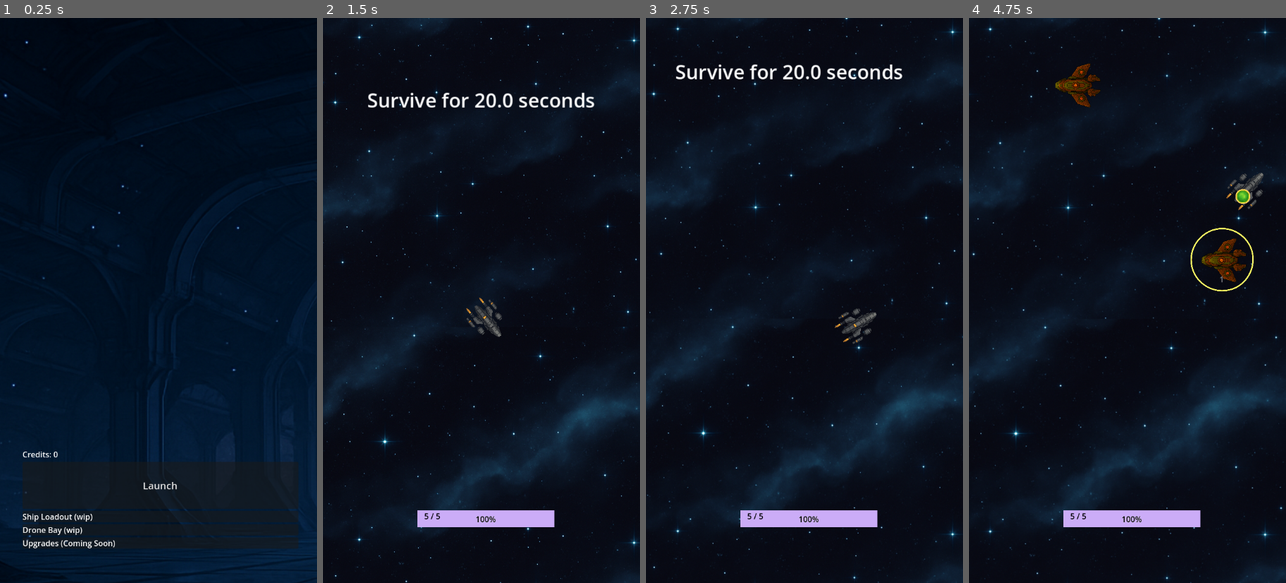
Above: before the commit, frames 1-4 (left to right).
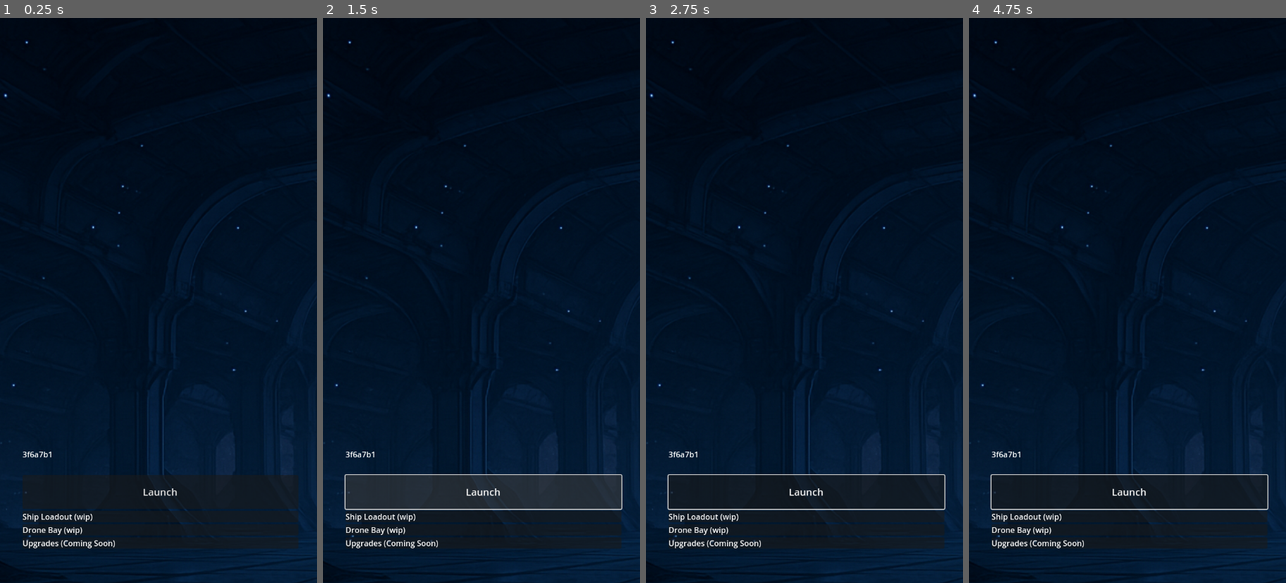
Above: after the commit, the same moments.

Repository: samjhill/echo-sector
Game: Godot game, scene res://hangar.tscn
The game is run twice, just before and just after one commit, with the same random seed, the same clock (stepped at 60 frames per second) and the same inputs.
Inputs (mouse positions are in pixels of both pictures, inside the frame that each line leads up to):
- Up to frame 1 (0.25 s): no input
- Up to frame 2 (1.5 s): click "Launch" at 0.5 s; click (484, 492) at 1.25 s, where only the run after the commit has a clickable "Launch"
- Up to frame 3 (2.75 s): move the mouse to (874, 272) at 2.02 s; hold Right (ui_right) from 2.03 s (still down); click (874, 272) at 2.17 s
- Up to frame 4 (4.75 s): move the mouse to (1064, 328) at 2.77 s; release Right (ui_right) at 2.78 s; hold Down (ui_down) 2.78-3.53 s; move the mouse to (1251, 334) at 3.52 s; hold Right (ui_right) 3.53-4.28 s; click (1251, 334) at 3.67 s; move the mouse to (1111, 413) at 4.27 s; hold Up (ui_up) from 4.28 s (still down); click (1111, 413) at 4.42 s

The runs differ from the first frame. In frame 1, 0.5% of the frame differs, in the area x 7-93%, y 76-85%; in frame 2, 23%, in the area x 0-100%, y 0-100%; in frame 3, 19%; in frame 4, 19%.
Error after the commit: Invalid assignment of property or key 'text' with value of type 'String' on a base object of type 'null instance'. (res://hangar.gd:5)

Commit message:
add build version

Diff:
--- /dev/null
+++ b/build_version.gd
@@ -0,0 +1,2 @@
+# build_version.gd (auto-generated)
+const BUILD_VERSION := "3f6a7b1"
--- a/hangar.gd
+++ b/hangar.gd
@@ -2,6 +2,7 @@
 
 func _ready():
 	PlayerData.load_game()
+	$BuildLabel.text = "Build: " + BuildVersion.BUILD_VERSION
 	$VBoxContainer/CreditsLabel.text = "Credits: " + str(PlayerData.credits)
 
 	$VBoxContainer/LaunchButton.pressed.connect(_on_launch_pressed)
--- a/hangar.tscn
+++ b/hangar.tscn
@@ -24,6 +24,10 @@
 offset_right = 610.0
 offset_bottom = 1082.0
 alignment = 1
+
+[node name="BuildLabel" type="Label" parent="Hangar/VBoxContainer"]
+layout_mode = 2
+text = "3f6a7b1"
 
 [node name="CreditsLabel" type="Label" parent="Hangar/VBoxContainer"]
 layout_mode = 2
--- a/project.godot
+++ b/project.godot
@@ -18,6 +18,7 @@
 [autoload]
 
 PlayerData="*res://playerData.gd"
+BuildVersion="*res://build_version.gd"
 
 [display]
 
Not shown, added: build_version.gd.uid
Not shown, changed: .github/workflows/web-export.yml
